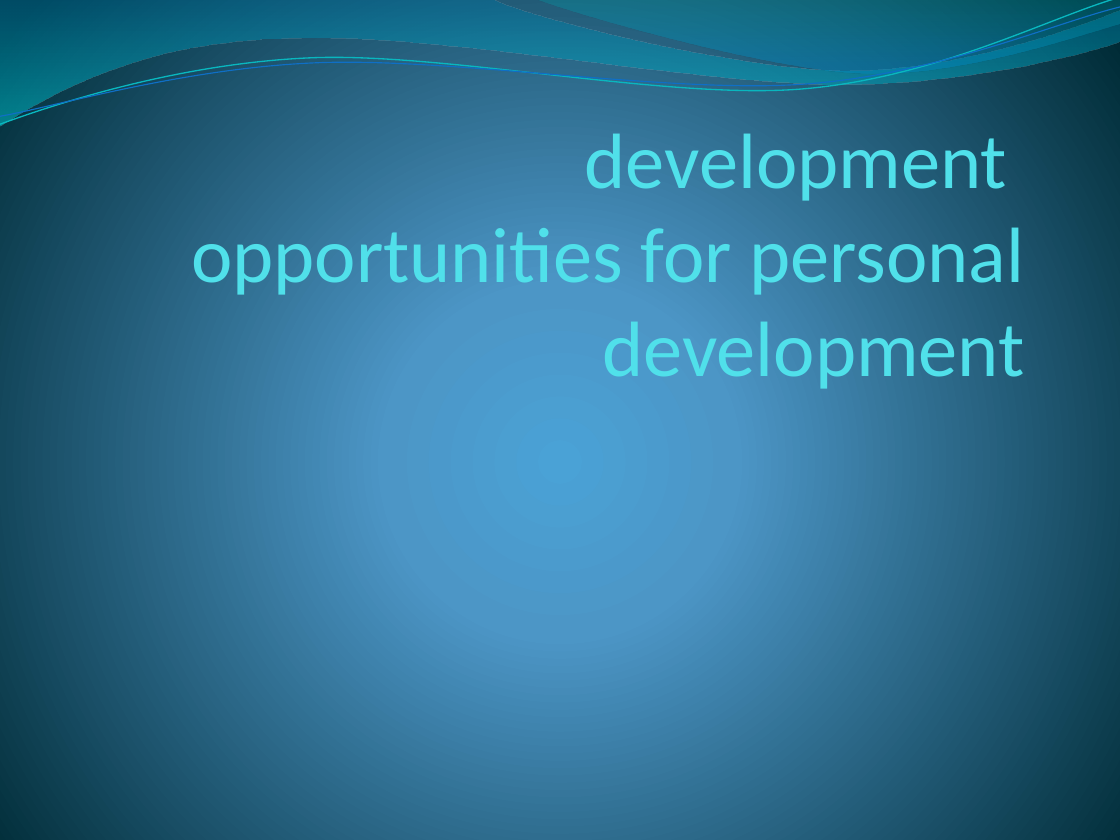
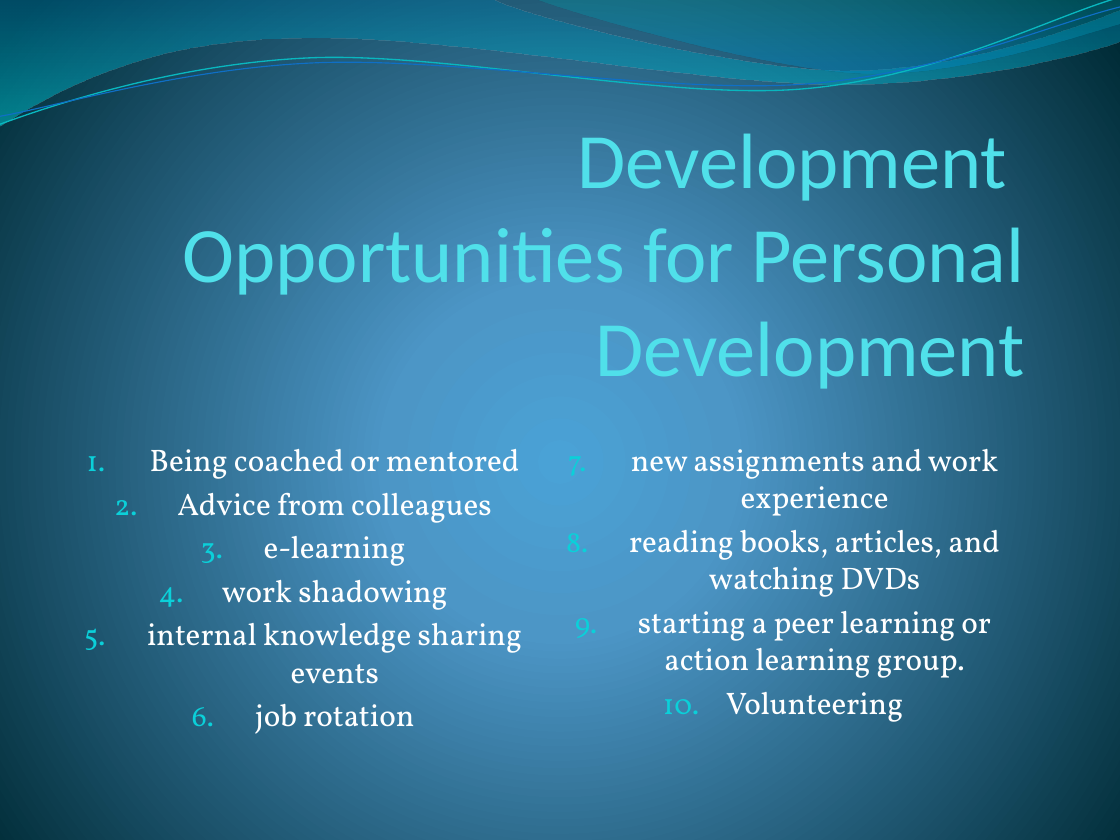
Before and after one commit to CrazeeIvan/ICT_P-PDev, a slide deck: slide 4 of Personal.pptx. Drawn at 1120x840 pixels with LibreOffice and Linux fonts; fonts in the diff are those of the drawing. Boxes give left, top, right and bottom in pixels: in the first picture for what was removed or moved away, otherwise in the second. Text is boxed around its words. In the diff, an @@ line names an element or a change of style, - is before the commit and + after.

```diff
--- a/Personal.pptx
+++ b/Personal.pptx
@@ title at [183, 122, 1025, 395]: text changed @@
-development
-opportunities for personal development
+Development
+Opportunities for Personal Development
@@ subtitle added at [147, 449, 1000, 734], 20 pt, text #FFFFFF @@
+1. Being coached or mentored
+2. Advice from colleagues
+3. e-learning
+4. work shadowing
+5. internal knowledge sharing events
+6. job rotation
+7. new assignments and work experience
+8. reading books, articles, and watching DVDs
+9. starting a peer learning or action learning group.
+10. Volunteering
```
Also in this commit, not shown: 4 other slides changed, 4 slides added, 3 slides removed.
